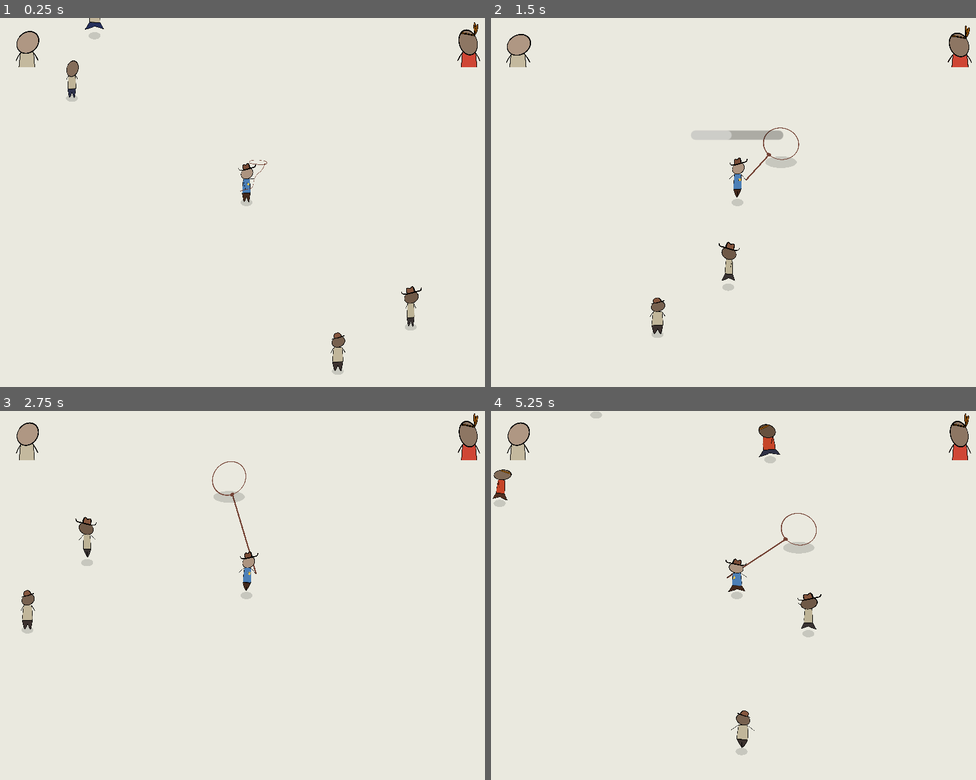
Above: before the commit, frames 1-4 (two rows, left to right).
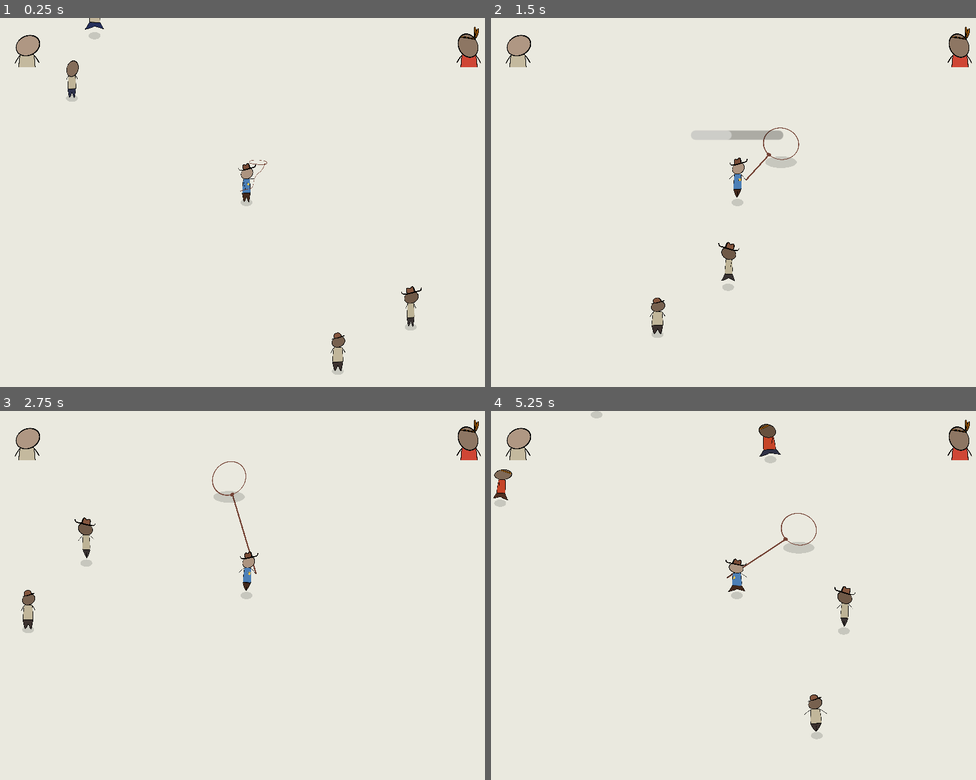
Above: after the commit, the same moments.

Repository: martindzejky/gmtk2025
Game: Godot game, scene res://waves_testing.tscn
The game is run twice, just before and just after one commit, with the same random seed, the same clock (stepped at 60 frames per second) and the same inputs.
Inputs (mouse positions are in pixels of both pictures, inside the frame that each line leads up to):
- Up to frame 1 (0.25 s): no input
- Up to frame 2 (1.5 s): move the mouse to (845, 184) at 0.52 s; hold D (move_right) 0.53-1.28 s; tap Shift (dash) at 0.6 s; click (845, 184) at 0.8 s; move the mouse to (636, 220) at 1.27 s; hold S (move_down) from 1.28 s (still down); click (636, 220) at 1.35 s
- Up to frame 3 (2.75 s): tap Shift (dash) at 1.55, 2.1 s; move the mouse to (295, 514) at 2.02 s; release S (move_down) at 2.03 s; hold D (move_right) from 2.03 s (still down); click (295, 514) at 2.3 s
- Up to frame 4 (5.25 s): move the mouse to (714, 669) at 2.77 s; release D (move_right) at 2.78 s; hold W (move_up) 2.78-3.53 s; click (714, 669) at 2.85 s; tap Shift (dash) at 3.05, 3.6, 4.55, 5.1 s; move the mouse to (883, 650) at 3.52 s; hold A (move_left) 3.53-5.03 s; click (883, 650) at 3.8 s; move the mouse to (588, 540) at 4.27 s; click (588, 540) at 4.35 s; move the mouse to (762, 595) at 5.02 s; hold S (move_down) from 5.03 s (still down)

The runs differ from the first frame. In frame 1, 0.3% of the frame differs, in the area x 3-100%, y 1-14%; in frame 2, 0.2%; in frame 3, 0.6%; in frame 4, 1.5%, in the area x 0-100%, y 0-94%.

Commit message:
village scene

Diff:
--- a/autoload/game.gd
+++ b/autoload/game.gd
@@ -4,6 +4,7 @@
 var player: Player
 var hook: Hook
 
+signal folks_updated
 signal enemies_updated
 
 func _process(_delta):
@@ -12,3 +13,9 @@
 
   if Input.is_action_just_pressed('exit'):
     get_tree().quit()
+
+func emit_folks_updated():
+  folks_updated.emit()
+
+func emit_enemies_updated():
+  enemies_updated.emit()
--- /dev/null
+++ b/default_bus_layout.tres
@@ -0,0 +1,9 @@
+[gd_resource type="AudioBusLayout" format=3 uid="uid://demxog5xgxp6a"]
+
+[resource]
+bus/1/name = &"sound effects"
+bus/1/solo = false
+bus/1/mute = false
+bus/1/bypass_fx = false
+bus/1/volume_db = 0.0
+bus/1/send = &"Master"
--- /dev/null
+++ b/folk_turned_left.tscn
@@ -0,0 +1,8 @@
+[gd_scene load_steps=2 format=3 uid="uid://t478gv53rdvw"]
+
+[ext_resource type="PackedScene" uid="uid://celdle61b8mey" path="res://objects/folk.tscn" id="1_wg46e"]
+
+[node name="folk" instance=ExtResource("1_wg46e")]
+
+[node name="dude" parent="." index="0"]
+scale = Vector2(-1, 1)
--- a/objects/dude.tscn
+++ b/objects/dude.tscn
@@ -91,7 +91,7 @@
 tracks/4/imported = false
 tracks/4/enabled = true
 tracks/4/path = NodePath("jump_animation/rotation_scale_animation:rotation")
-tracks/4/interp = 1
+tracks/4/interp = 4
 tracks/4/loop_wrap = true
 tracks/4/keys = {
 "times": PackedFloat32Array(0),
@@ -628,7 +628,7 @@
 tracks/7/type = "audio"
 tracks/7/imported = false
 tracks/7/enabled = true
-tracks/7/path = NodePath("sounds")
+tracks/7/path = NodePath("steps")
 tracks/7/interp = 1
 tracks/7/loop_wrap = true
 tracks/7/keys = {
@@ -754,7 +754,7 @@
 tracks/9/type = "audio"
 tracks/9/imported = false
 tracks/9/enabled = true
-tracks/9/path = NodePath("sounds")
+tracks/9/path = NodePath("steps")
 tracks/9/interp = 1
 tracks/9/loop_wrap = true
 tracks/9/keys = {
@@ -953,7 +953,7 @@
 tracks/8/type = "audio"
 tracks/8/imported = false
 tracks/8/enabled = true
-tracks/8/path = NodePath("sounds")
+tracks/8/path = NodePath("steps")
 tracks/8/interp = 1
 tracks/8/loop_wrap = true
 tracks/8/keys = {
@@ -1383,7 +1383,7 @@
 tracks/9/type = "audio"
 tracks/9/imported = false
 tracks/9/enabled = true
-tracks/9/path = NodePath("sounds")
+tracks/9/path = NodePath("steps")
 tracks/9/interp = 1
 tracks/9/loop_wrap = true
 tracks/9/keys = {
@@ -1524,7 +1524,7 @@
 tracks/10/type = "audio"
 tracks/10/imported = false
 tracks/10/enabled = true
-tracks/10/path = NodePath("sounds")
+tracks/10/path = NodePath("steps")
 tracks/10/interp = 1
 tracks/10/loop_wrap = true
 tracks/10/keys = {
@@ -1677,7 +1677,7 @@
 tracks/11/type = "audio"
 tracks/11/imported = false
 tracks/11/enabled = true
-tracks/11/path = NodePath("sounds")
+tracks/11/path = NodePath("steps")
 tracks/11/interp = 1
 tracks/11/loop_wrap = true
 tracks/11/keys = {
@@ -1968,6 +1968,8 @@
 visible = false
 position = Vector2(3.52625, -24.1408)
 
-[node name="sounds" type="AudioStreamPlayer2D" parent="."]
+[node name="steps" type="AudioStreamPlayer2D" parent="."]
+volume_db = -2.0
 max_distance = 400.0
 attenuation = 3.0
+bus = &"sound effects"
--- a/objects/enemy.tscn
+++ b/objects/enemy.tscn
@@ -53,6 +53,7 @@
 collision_mask = 8
 
 [node name="shape" type="CollisionShape2D" parent="nearby_area"]
+visible = false
 shape = SubResource("CircleShape2D_3hb37")
 
 [node name="ai_decision_timer" type="Timer" parent="."]
--- a/objects/folk.tscn
+++ b/objects/folk.tscn
@@ -37,6 +37,7 @@
 collision_mask = 40
 
 [node name="shape" type="CollisionShape2D" parent="nearby_area"]
+visible = false
 shape = SubResource("CircleShape2D_6qcaw")
 
 [node name="idle_timer" type="Timer" parent="."]
--- a/objects/player.tscn
+++ b/objects/player.tscn
@@ -47,6 +47,9 @@
 
 [node name="camera" parent="." instance=ExtResource("6_3rfka")]
 
+[node name="listener" type="AudioListener2D" parent="."]
+current = true
+
 [node name="lasso" type="Node2D" parent="." node_paths=PackedStringArray("player", "hook")]
 script = ExtResource("3_uxov2")
 player = NodePath("..")
--- a/scripts/dude.gd
+++ b/scripts/dude.gd
@@ -39,6 +39,7 @@
 @export var bandana_chance: float = 0.4
 @export var has_sheriff_star := false
 @export var force_first_hat := false
+@export var frozen := false
 
 @export_category('Sprites')
 @export var hat_sprites: Array[Texture2D]
@@ -52,11 +53,17 @@
 func _ready():
   self.randomize()
 
+  if frozen:
+    animation_player.speed_scale = 0.0
+    animation_player.play('RESET')
+
 func play_animation(animation_name: String):
   var current_animation := animation_player.current_animation
   var current_position := animation_player.current_animation_position
 
   match animation_name:
+    _ when frozen:
+      animation_player.speed_scale = 0.0
     'running', 'running_lasso':
       animation_player.speed_scale = running_animation_scale
     'melee':
--- a/scripts/enemy.gd
+++ b/scripts/enemy.gd
@@ -286,7 +286,7 @@
   # so just shift the layer bit by 1
   collision_layer = collision_layer << 1
 
-  Game.enemies_updated.emit()
+  Game.emit_enemies_updated()
 
 func free_from_capture():
   if state != State.CAPTURED: return
@@ -296,7 +296,7 @@
   # again the hack mentioned above
   collision_layer = collision_layer >> 1
 
-  Game.enemies_updated.emit()
+  Game.emit_enemies_updated()
 
 func collect_captured():
   # TODO: animation and add some points or something
--- a/scripts/folk.gd
+++ b/scripts/folk.gd
@@ -23,6 +23,9 @@
 @export var running_away_from_enemies_timer: Timer
 @export var enemy_attack_timer: Timer
 
+@export_category('Cutscene')
+@export var cutscene := false
+
 enum State {
   IDLE,
   WANDERING,
@@ -43,7 +46,7 @@
 func _physics_process(_delta):
   velocity = Vector2.ZERO
 
-  if state != State.DYING:
+  if state != State.DYING and not cutscene:
     if enemy_attack_timer.time_left > 0:
       pass
     elif are_enemies_nearby() or running_away_from_enemies_timer.time_left > 0:
@@ -139,6 +142,8 @@
 func go_to_idle_from_random_duration():
   state = State.IDLE
 
+  if cutscene: return
+
   var random_duration := randf_range(idle_min_time, idle_max_time)
   idle_timer.start(random_duration)
   await idle_timer.timeout
@@ -146,6 +151,9 @@
   # if chased by enemies in the meantime
   if state != State.IDLE: return
 
+  start_wandering()
+
+func start_wandering():
   state = State.WANDERING
   global_wandering_position = global_home_position + Vector2.UP.rotated(randf_range(0, 2 * PI)) * randf_range(wandering_min_distance, wandering_max_distance)
 
@@ -172,3 +180,11 @@
 func _on_dude_die_end() -> void:
   # TODO: something more grandiose
   queue_free()
+
+func end_cutscene():
+  cutscene = false
+
+  if randf() < 0.5:
+    start_wandering()
+  else:
+    go_to_idle_from_random_duration()
--- a/scripts/hook.gd
+++ b/scripts/hook.gd
@@ -119,7 +119,7 @@
   if state == State.HOOKED:
     line_start = Vector2(0, -20)
 
-  var line_end = player.get_melee_slot().global_position - global_position
+  var line_end = player.dude.melee_slot.global_position - global_position
 
   if segments.size() > 0:
     line_end = segments[0].global_position - global_position
--- a/scripts/lasso.gd
+++ b/scripts/lasso.gd
@@ -6,14 +6,14 @@
 
 
 func _draw():
-  if has_hook():
+  if has_hook() and not player.cutscene:
     var mouse_pos = get_global_mouse_position()
     draw_line(Vector2.ZERO, to_local(mouse_pos), Color.DARK_GRAY, 2.0)
 
 func _process(_delta):
   queue_redraw()
 
-  if Input.is_action_just_pressed('shoot'):
+  if Input.is_action_just_pressed('shoot') and not player.cutscene:
     if has_hook():
       hook.shoot_in_direction(global_position.direction_to(get_global_mouse_position()))
     elif hook_is_hooked():
--- a/scripts/player.gd
+++ b/scripts/player.gd
@@ -15,13 +15,18 @@
 @export_category('Lasso')
 @export var lasso: Lasso
 
+@export_category('Cutscene')
+@export var cutscene := false
+
 func _ready():
   Game.player = self
 
 func _physics_process(_delta):
-  var input_vector = Input.get_vector('move_left', 'move_right', 'move_up', 'move_down')
+  var input_vector := Vector2.ZERO
+  if not cutscene:
+    input_vector = Input.get_vector('move_left', 'move_right', 'move_up', 'move_down')
 
-  if dash_cooldown_timer.time_left <= 0 and Input.is_action_just_pressed('dash'):
+  if dash_cooldown_timer.time_left <= 0 and Input.is_action_just_pressed('dash') and not cutscene:
     dash_progress_timer.start()
     dash_cooldown_timer.start()
 
@@ -57,5 +62,5 @@
   if abs(velocity.x) > 0:
     dude.scale.x = sign(velocity.x)
 
-func get_melee_slot():
-  return dude.melee_slot
+func end_cutscene():
+  cutscene = false
--- a/scripts/segment.gd
+++ b/scripts/segment.gd
@@ -16,7 +16,7 @@
 
 func _draw():
   var line_start := Vector2(0, -20)
-  var line_end = hook.player.get_melee_slot().global_position - global_position
+  var line_end = hook.player.dude.melee_slot.global_position - global_position
 
   if not is_last_segment():
     line_end = get_next_segment().global_position - global_position
--- /dev/null
+++ b/scripts/village.gd
@@ -0,0 +1,7 @@
+extends Node2D
+class_name Village
+
+func end_cutscene_for_folks_and_player():
+  Game.player.end_cutscene()
+  for folk in get_tree().get_nodes_in_group('folk'):
+    folk.end_cutscene()
--- /dev/null
+++ b/village.tscn
@@ -0,0 +1,82 @@
+[gd_scene load_steps=7 format=3 uid="uid://doppk32uafy8x"]
+
+[ext_resource type="Script" uid="uid://cf6547v4lhn7r" path="res://scripts/village.gd" id="1_jak2h"]
+[ext_resource type="PackedScene" uid="uid://qwj8b5x4g7c1" path="res://objects/player.tscn" id="1_q5e70"]
+[ext_resource type="PackedScene" uid="uid://celdle61b8mey" path="res://objects/folk.tscn" id="2_pxdql"]
+[ext_resource type="PackedScene" uid="uid://t478gv53rdvw" path="res://folk_turned_left.tscn" id="3_qyljj"]
+
+[sub_resource type="Animation" id="Animation_qyljj"]
+resource_name = "cutscene"
+length = 3.0
+tracks/0/type = "method"
+tracks/0/imported = false
+tracks/0/enabled = true
+tracks/0/path = NodePath(".")
+tracks/0/interp = 1
+tracks/0/loop_wrap = true
+tracks/0/keys = {
+"times": PackedFloat32Array(3),
+"transitions": PackedFloat32Array(1),
+"values": [{
+"args": [],
+"method": &"end_cutscene_for_folks_and_player"
+}]
+}
+
+[sub_resource type="AnimationLibrary" id="AnimationLibrary_jak2h"]
+_data = {
+&"cutscene": SubResource("Animation_qyljj")
+}
+
+[node name="village" type="Node2D"]
+y_sort_enabled = true
+script = ExtResource("1_jak2h")
+
+[node name="cutscene" type="AnimationPlayer" parent="."]
+libraries = {
+&"": SubResource("AnimationLibrary_jak2h")
+}
+autoplay = "cutscene"
+
+[node name="player" parent="." instance=ExtResource("1_q5e70")]
+cutscene = true
+
+[node name="folk" parent="." instance=ExtResource("3_qyljj")]
+position = Vector2(50, 0)
+cutscene = true
+
+[node name="folk2" parent="." instance=ExtResource("2_pxdql")]
+position = Vector2(-67.2237, -54.1382)
+cutscene = true
+
+[node name="folk3" parent="." instance=ExtResource("2_pxdql")]
+position = Vector2(-91.3421, -26.1711)
+cutscene = true
+
+[node name="folk4" parent="." instance=ExtResource("2_pxdql")]
+position = Vector2(-95.9605, 20.2697)
+cutscene = true
+
+[node name="folk5" parent="." instance=ExtResource("2_pxdql")]
+position = Vector2(-83.6447, 53.8816)
+cutscene = true
+
+[node name="folk6" parent="." instance=ExtResource("2_pxdql")]
+position = Vector2(-50.546, 80.0526)
+cutscene = true
+
+[node name="folk7" parent="." instance=ExtResource("3_qyljj")]
+position = Vector2(104.472, -60.6809)
+cutscene = true
+
+[node name="folk8" parent="." instance=ExtResource("3_qyljj")]
+position = Vector2(128.18, -22.0145)
+cutscene = true
+
+[node name="folk9" parent="." instance=ExtResource("3_qyljj")]
+position = Vector2(137.211, 29.9171)
+cutscene = true
+
+[node name="folk10" parent="." instance=ExtResource("3_qyljj")]
+position = Vector2(125.639, 75.075)
+cutscene = true
--- a/waves_testing.tscn
+++ b/waves_testing.tscn
@@ -67,6 +67,7 @@
 scale = Vector2(2.53992, 2.53992)
 body_color_gradient = SubResource("Gradient_iikrv")
 bandana_chance = 0.0
+frozen = true
 
 [node name="spacer" type="Control" parent="ui/root/margin/container"]
 layout_mode = 2
@@ -83,3 +84,4 @@
 body_color_gradient = SubResource("Gradient_fekgo")
 hat_chance = 0.0
 bandana_chance = 1.0
+frozen = true
Not shown, added: scripts/village.gd.uid
